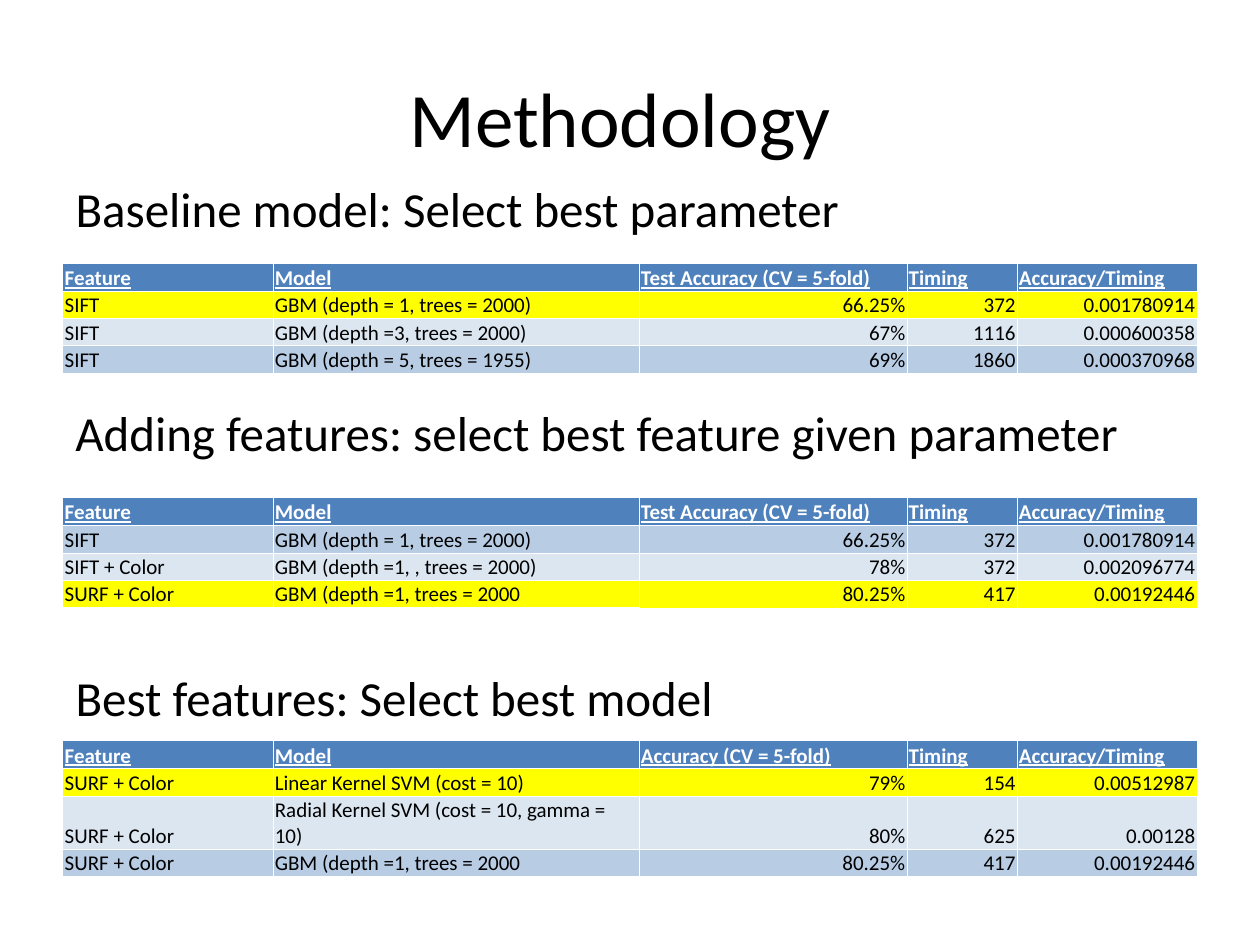
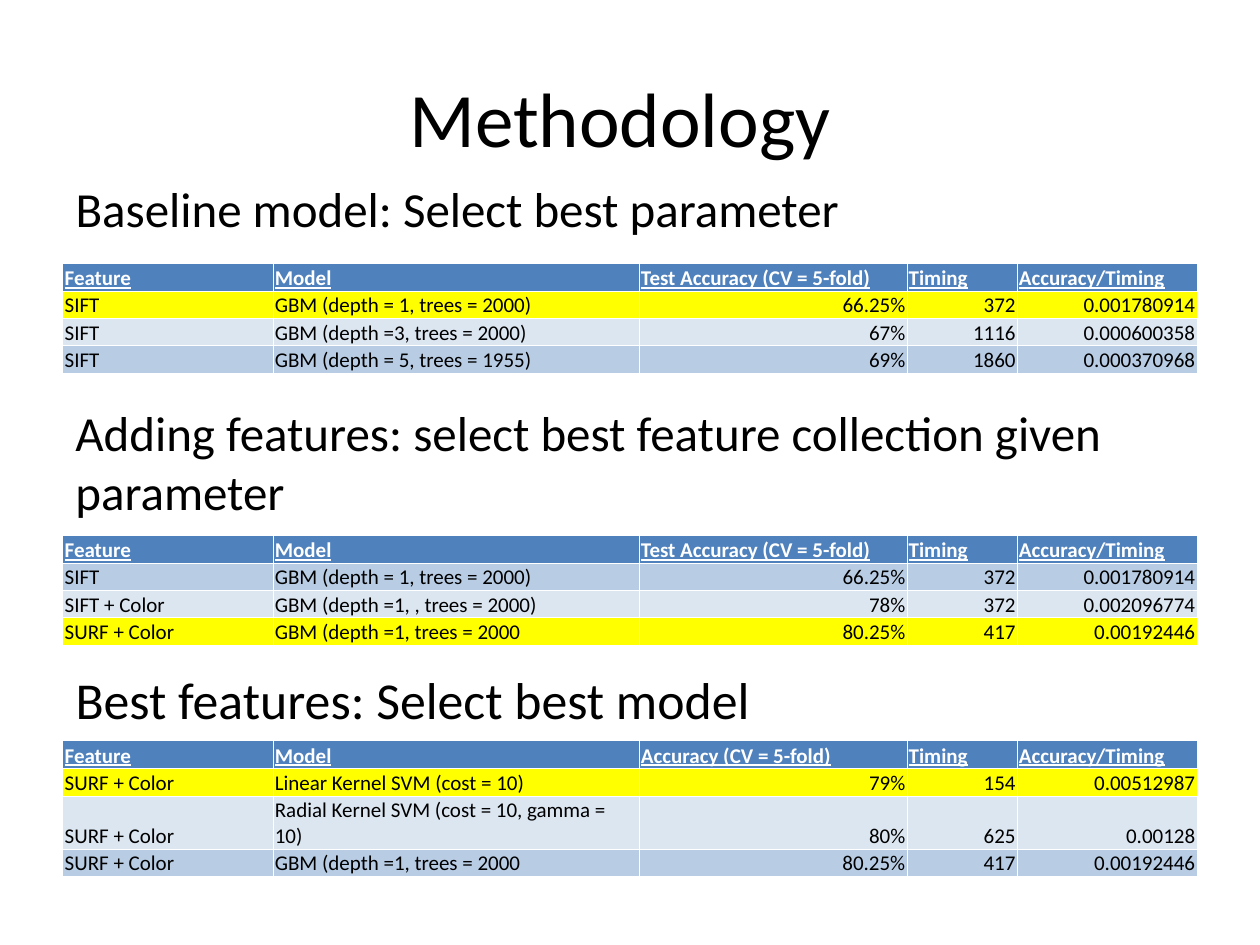
Before and after one commit to TZstatsADS/Fall2016-proj3-grp1, a slide deck: slide 2 of doc/Image Presentation.pptx. Drawn at 1260x945 pixels with LibreOffice and Linux fonts; fonts in the diff are those of the drawing. Boxes give left, top, right and bottom in pixels: in the first picture for what was removed or moved away, otherwise in the second. Text is boxed around its words. In the diff, an @@ line names an element or a change of style, - is before the commit and + after.

```diff
--- a/doc/Image Presentation.pptx
+++ b/doc/Image Presentation.pptx
@@ text at box(75, 417, 1101, 518): text changed @@
-Adding features: select best feature given parameter
+Adding features: select best feature collection given parameter
@@ table: place and size @@
-table at box(63, 498, 1198, 612)
+table at box(63, 536, 1198, 650)
@@ text "Best features: Select best model" at box(76, 683, 750, 720): size 28 to 29.6 pt @@
```
